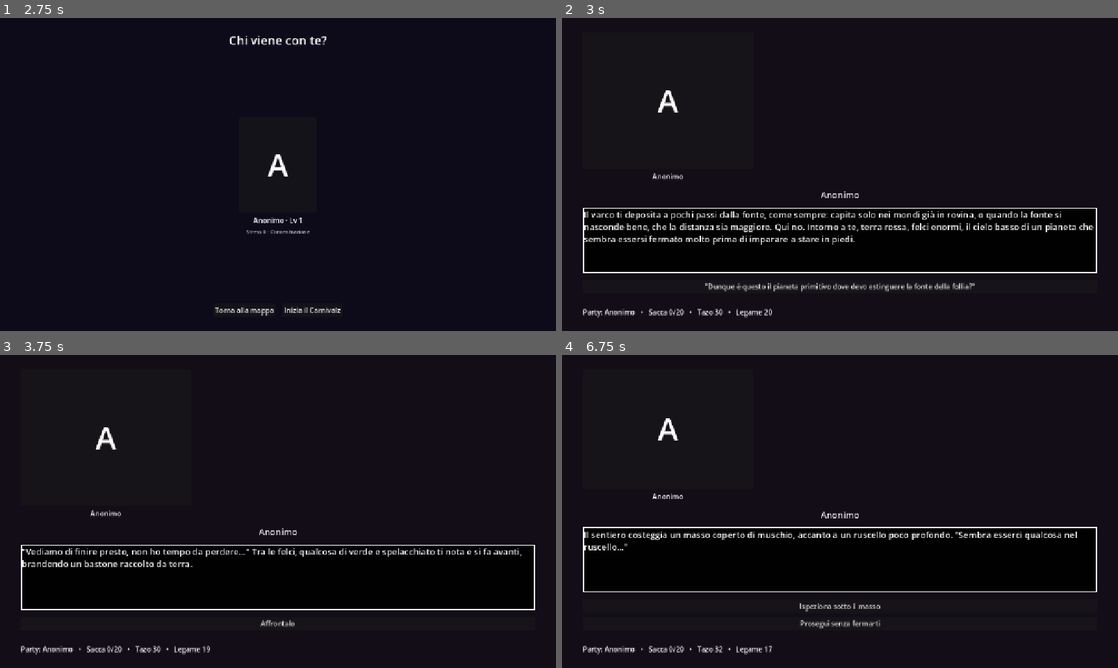
Above: before the commit, frames 1-4 (two rows, left to right).
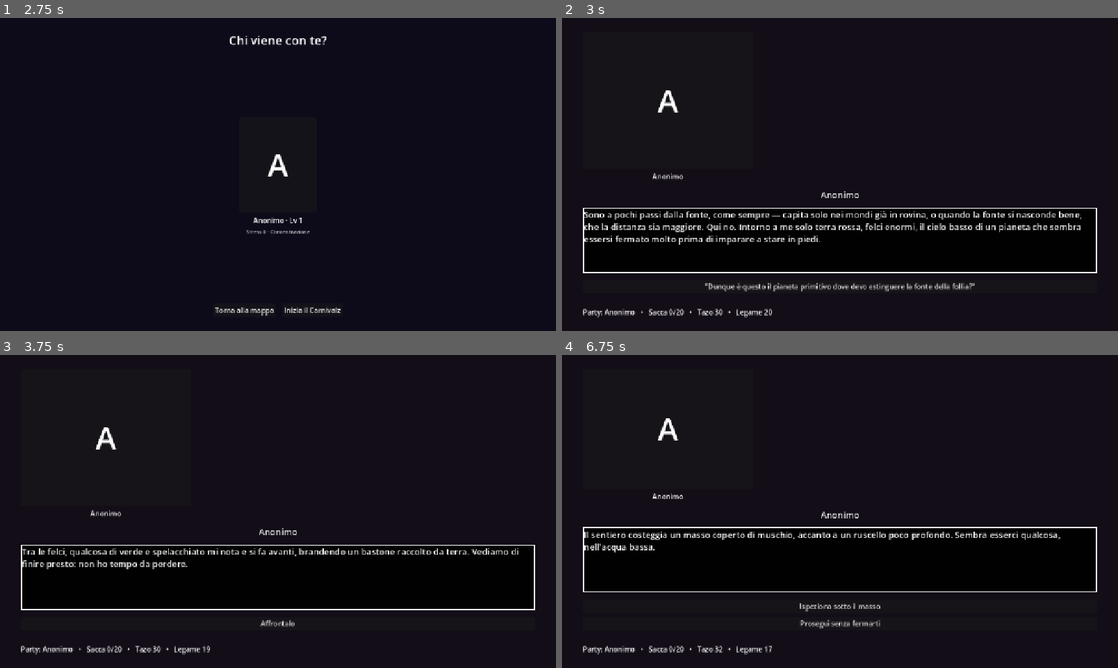
Above: after the commit, the same moments.

Repository: Rio-Chico-Devs/Carnivalz
Game: Godot game, scene res://scenes/Menu.tscn
The game is run twice, just before and just after one commit, with the same random seed, the same clock (stepped at 60 frames per second) and the same inputs.
Inputs (mouse positions are in pixels of both pictures, inside the frame that each line leads up to):
- Up to frame 1 (2.75 s): click "Gioca" at 0.5 s; click "!" at 1.25 s; click "☉ Scendi nel Carnivalz" at 2 s
- Up to frame 2 (3 s): click "Inizia il Carnivalz" at 2.75 s
- Up to frame 3 (3.75 s): click "'Dunque è questo il pianeta p…" at 3.5 s
- Up to frame 4 (6.75 s): click "Affrontalo" at 4.25 s; click "Attacca" at 5 s; tap Enter at 5.75 s; move the mouse to (962, 495) at 5.77 s; click (962, 495) at 5.92 s; click "'Le creature qui sembrano mol…" at 6.5 s

Frame 1 is identical in both runs. In frame 2, 2.8% of the frame differs, in the area x 4-96%, y 61-73%; in frame 3, 1.4%; in frame 4, 0.4%.

Commit message:
Bilancia il boss tutorial, la Tartaruga si difende soltanto, monologo interiore, toast per i pickup
- goblin_arrabbiato: HP da 16 a 5, troppo forte per un boss tutorial
- Nuovo case "difendi" in esegui_mossa() (chiama la funzione difendi() gia' esistente): la Tartaruga Innocente ora ha solo una mossa "difendi" e peso_attacco_normale 0, quindi non attacca mai
- events_tutorial.json: riscritti tutti i testi in prima persona, come monologo interiore del protagonista che osserva e descrive, invece della narrazione alla seconda persona di prima
- Main.gd: le notifiche di raccolta oggetti (pickup) non finiscono piu' nel box del narratore, dove si perdevano nel cambio nodo ed erano fuori ordine; ora e' un toast indipendente che appare in alto e sparisce da solo, piu' lungo per gli oggetti chiave con descrizione/lore

Co-Authored-By: Claude Sonnet 5 <noreply@anthropic.com>
Claude-Session: https://claude.ai/code/session_01AE7uzpDH1Lo1PHb29aXJxZ

Diff:
--- a/data/events_tutorial.json
+++ b/data/events_tutorial.json
@@ -2,14 +2,14 @@
 	"nodo_iniziale": "inizio",
 	"nodi": {
 		"inizio": {
-			"testo": "Il varco ti deposita a pochi passi dalla fonte, come sempre: capita solo nei mondi già in rovina, o quando la fonte si nasconde bene, che la distanza sia maggiore. Qui no. Intorno a te, terra rossa, felci enormi, il cielo bas …(87 unchanged characters)…
+			"testo": "Sono a pochi passi dalla fonte, come sempre — capita solo nei mondi già in rovina, o quando la fonte si nasconde bene, che la distanza sia maggiore. Qui no. Intorno a me solo terra rossa, felci enormi, il cielo bas …(87 unchanged characters)…
 			"espr_sinistra": "pensiero",
 			"scelte": [
 				{ "testo": "\"Dunque è questo il pianeta primitivo dove devo estinguere la fonte della follia?\"", "vai": "primo_incontro" }
 			]
 		},
 		"primo_incontro": {
-			"testo": "\"Vediamo di finire presto, non ho tempo da perdere...\" Tra le felci, qualcosa di verde e spelacchiato ti nota e si fa avanti, brandendo un bastone raccolto da terra.",
+			"testo": "Tra le felci, qualcosa di verde e spelacchiato mi nota e si fa avanti, brandendo un bastone raccolto da terra. Vediamo di finire presto: non ho tempo da perdere.",
 			"espr_sinistra": "decisa",
 			"scelte": [
 				{ "testo": "Affrontalo", "combatti": ["goblin_tipico"], "se_vinci": "dopo_primo_goblin", "se_perdi": "sconfitta" }
@@ -23,7 +23,7 @@
 			]
 		},
 		"masso": {
-			"testo": "Il sentiero costeggia un masso coperto di muschio, accanto a un ruscello poco profondo. \"Sembra esserci qualcosa nel ruscello...\"",
+			"testo": "Il sentiero costeggia un masso coperto di muschio, accanto a un ruscello poco profondo. Sembra esserci qualcosa, nell'acqua bassa.",
 			"espr_sinistra": "sorpresa",
 			"scelte": [
 				{ "testo": "Ispeziona sotto il masso", "vai": "due_nemici", "una_tantum": "tut_masso", "oggetto": "fiala_hp" },
@@ -31,7 +31,7 @@
 			]
 		},
 		"due_nemici": {
-			"testo": "Il sentiero si allarga in una radura fangosa. Un altro goblin ti aspetta, non da solo stavolta: una massa gelatinosa gli si accalca di fianco, quasi per farsi coraggio.",
+			"testo": "Il sentiero si allarga in una radura fangosa. Un altro goblin mi aspetta, non da solo stavolta: una massa gelatinosa gli si accalca di fianco, quasi per farsi coraggio.",
 			"scelte": [
 				{ "testo": "Affrontali", "combatti": ["goblin_tipico", "slime_infimo"], "se_vinci": "bivio", "se_perdi": "sconfitta" }
 			]
@@ -64,7 +64,7 @@
 			]
 		},
 		"boss": {
-			"testo": "Al centro di una piccola arena di pietra e fango, un goblin terribilmente arrabbiato ti aspetta, i pugni già stretti. Non ha nulla del carisma di una fonte: solo rabbia, tanta, per motivi che nessuno gli ha mai chiesto.",
+			"testo": "Al centro di una piccola arena di pietra e fango, un goblin terribilmente arrabbiato mi aspetta, i pugni già stretti. Non ha nulla del carisma di una fonte: solo rabbia, tanta, per motivi che nessuno gli ha mai chiesto.",
 			"centro": "goblin_arrabbiato",
 			"espr_centro": "decisa",
 			"scelte": [
@@ -72,7 +72,7 @@
 			]
 		},
 		"vittoria": {
-			"testo": "Il goblin cade e non si rialza. L'aria intorno a te si calma: il fattore Carnivalz di questa zona non è più pericoloso. \"Così, facile,\" pensi. Non tutte le fonti nascondono una tragedia: a volte i mostri sono semplicemente malvagi per natura, senza aver mai davvero subito la trasformazione di un vero boss. Ma questo, immagini, è stato solo l'inizio.",
+			"testo": "Il goblin cade e non si rialza. L'aria intorno a me si calma: il fattore Carnivalz di questa zona non è più pericoloso. Così facile. Non tutte le fonti nascondono una tragedia: a volte i mostri sono semplicemente malvagi per natura, senza aver mai davvero subito la trasformazione di un vero boss. Immagino che questo sia stato solo l'inizio.",
 			"espr_sinistra": "pensiero",
 			"flag": "tutorial_completato",
 			"scelte": [
@@ -80,7 +80,7 @@
 			]
 		},
 		"sconfitta": {
-			"testo": "Ti risvegli fuori dalla spaccatura, la testa pesante. Anche un pianeta primitivo, a quanto pare, sa essere sorprendente.",
+			"testo": "Mi risveglio fuori dalla spaccatura, la testa pesante. Anche un pianeta primitivo, a quanto pare, sa essere sorprendente.",
 			"scelte": [
 				{ "testo": "Torna alla mappa stellare", "reset": true }
 			]
--- a/data/personaggi.json
+++ b/data/personaggi.json
@@ -636,9 +636,18 @@
 			"velocita": 1,
 			"xp": 15,
 			"tazo": 5,
+			"peso_attacco_normale": 0,
 			"ritratto": "res://art/personaggi/tartaruga_innocente.png",
 			"descrizione": "Un guscio enorme e un aspetto che mette paura. Non ha mai fatto del male a nessuno.",
 			"carta": { "id": "carta_tartaruga_innocente", "nome": "Tartaruga Innocente", "rarita": "non_comune", "chance": 0.05, "testo": "Vecchia, lenta, spaventosa da guardare. Nient'altro." },
+			"mosse": [
+				{
+					"id": "si_ritira_nel_guscio",
+					"tipo": "difendi",
+					"peso": 1,
+					"testo": "La tartaruga si ritira nel guscio."
+				}
+			],
 			"studio": [
 				{ "osservazione": "È solo una vecchia tartaruga, che ha avuto la sfortuna di avere un aspetto spaventoso." }
 			],
@@ -669,7 +678,7 @@
 			"id": "goblin_arrabbiato",
 			"nome": "Un goblin terribilmente arrabbiato",
 			"nome_breve": "Goblin Arrabbiato",
-			"hp": 16,
+			"hp": 5,
 			"attacco": 3,
 			"difesa": 1,
 			"velocita": 3,
--- a/scripts/Combattimento.gd
+++ b/scripts/Combattimento.gd
@@ -561,6 +561,8 @@
 func esegui_mossa(nemico: Dictionary, mossa: Dictionary) -> void:
 	scrivi("[i]%s[/i]" % mossa.get("testo", ""))
 	match mossa.get("tipo", ""):
+		"difendi":
+			difendi(nemico)
 		"attacco_forte":
 			attacca(nemico, bersaglio_giocatore_casuale(), int(mossa.get("valore", nemico.attacco)))
 		"incendia":
--- a/scripts/Main.gd
+++ b/scripts/Main.gd
@@ -98,14 +98,17 @@
 		bottone.pressed.connect(_su_scelta.bind(scelta))
 		contenitore_scelte.add_child(bottone)
 
-func pickup(id_oggetto: String) -> String:
-	# messaggio "hai ottenuto X, va in Y": per gli oggetti chiave (di solito
-	# indizi/lore, come le pagine di giornale di Meridia) si mostra anche
-	# la descrizione, non solo il nome
+func pickup(id_oggetto: String) -> void:
+	# notifica come toast indipendente dal narratore: non si perde nel cambio
+	# nodo (il narratore viene riscritto subito dopo, se la scelta ha "vai").
+	# Per gli oggetti chiave (di solito indizi/lore, come le pagine di
+	# giornale di Meridia) il toast resta a schermo più a lungo e mostra
+	# anche la descrizione, non solo il nome.
 	var dati := GameState.dati_oggetto(id_oggetto)
 	var nome: String = String(dati.get("nome", id_oggetto))
 	if not GameState.aggiungi_oggetto(id_oggetto):
-		return "\n\n[i]%s: la sacca è piena, non c'è posto per lui.[/i]" % nome
+		mostra_toast("%s: la sacca è piena, non c'è posto per lui." % nome, 2.5)
+		return
 	var tipo := String(dati.get("tipo", "consumabile"))
 	var luogo := "nella sacca"
 	match tipo:
@@ -113,10 +116,43 @@
 			luogo = "tra i collezionabili"
 		"chiave":
 			luogo = "tra gli oggetti chiave"
-	var messaggio := "\n\n[i]Hai ottenuto: %s (%s).[/i]" % [nome, luogo]
+	var testo_toast := "Hai ottenuto: %s (%s)" % [nome, luogo]
+	var durata := 2.2
 	if tipo == "chiave":
-		messaggio += "\n[i]%s[/i]" % String(dati.get("descrizione", ""))
-	return messaggio
+		testo_toast += "\n%s" % String(dati.get("descrizione", ""))
+		durata = 5.0
+	mostra_toast(testo_toast, durata)
+
+func mostra_toast(testo: String, durata := 2.2) -> void:
+	var pannello := PanelContainer.new()
+	var stile := StyleBoxFlat.new()
+	stile.bg_color = Color(0, 0, 0, 0.9)
+	stile.border_width_left = 2
+	stile.border_width_top = 2
+	stile.border_width_right = 2
+	stile.border_width_bottom = 2
+	stile.border_color = Color(1, 1, 1, 1)
+	stile.content_margin_left = 18
+	stile.content_margin_right = 18
+	stile.content_margin_top = 10
+	stile.content_margin_bottom = 10
+	pannello.add_theme_stylebox_override("panel", stile)
+	pannello.mouse_filter = Control.MOUSE_FILTER_IGNORE
+	pannello.modulate = Color(1, 1, 1, 0)
+	pannello.set_anchors_preset(Control.PRESET_CENTER_TOP)
+	pannello.position.y = 24
+	add_child(pannello)
+	var etichetta := Label.new()
+	etichetta.text = testo
+	etichetta.horizontal_alignment = HORIZONTAL_ALIGNMENT_CENTER
+	etichetta.custom_minimum_size = Vector2(420, 0)
+	etichetta.autowrap_mode = TextServer.AUTOWRAP_WORD
+	pannello.add_child(etichetta)
+	var tween := create_tween()
+	tween.tween_property(pannello, "modulate:a", 1.0, 0.2)
+	tween.tween_interval(durata)
+	tween.tween_property(pannello, "modulate:a", 0.0, 0.4)
+	tween.tween_callback(pannello.queue_free)
 
 func aggiorna_palco(nodo: Dictionary) -> void:
 	if nodo.has("centro"):
@@ -165,11 +201,8 @@
 		GameState.imposta_flag(scelta["una_tantum"])
 	if scelta.has("recluta"):
 		GameState.recluta(scelta["recluta"])
-	# il messaggio va accodato DOPO aver mostrato il nodo successivo, altrimenti
-	# mostra_nodo() sovrascrive narratore.text e lo cancella subito
-	var messaggio_pickup := ""
 	if scelta.has("oggetto"):
-		messaggio_pickup = pickup(scelta["oggetto"])
+		pickup(scelta["oggetto"])
 	if scelta.has("lascia"):
 		GameState.rimuovi_classe(scelta["lascia"])
 	if scelta.has("ospite"):
@@ -204,8 +237,6 @@
 		return
 	if scelta.has("vai"):
 		mostra_nodo(scelta["vai"])
-	if messaggio_pickup != "":
-		narratore.append_text(messaggio_pickup)
 
 func aggiorna_dialoga() -> void:
 	# senza compagni non c'e' nessuno con cui parlare: il bottone sparisce
Not shown, changed: README.md
